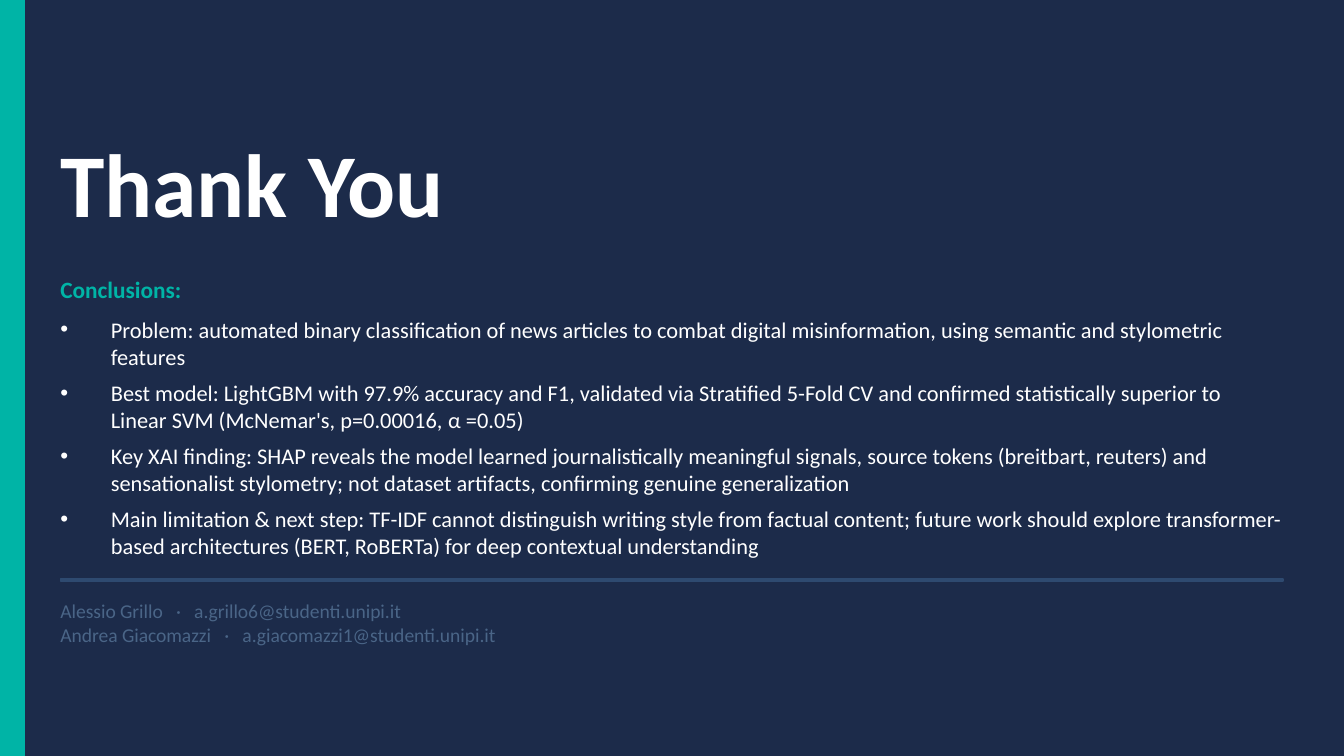
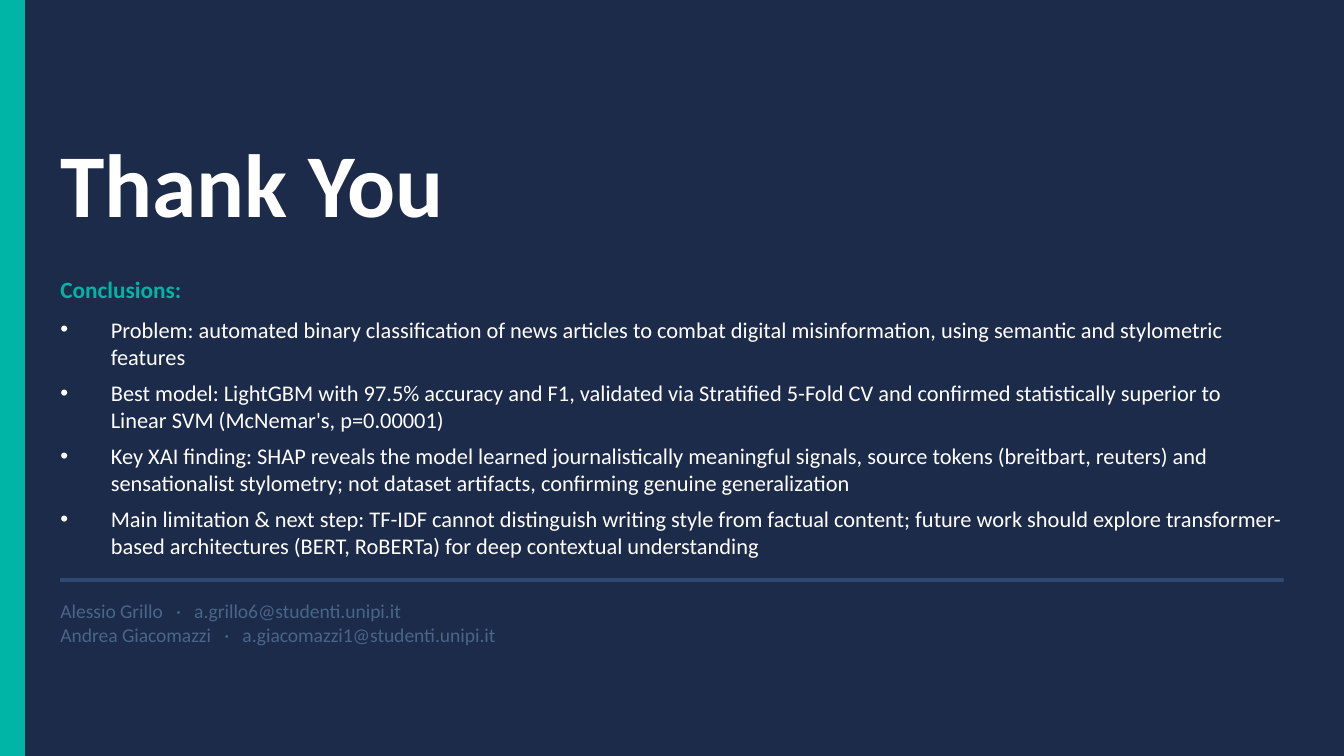
Before and after one commit to jackomazi/data-mining-and-machine-learning-project, a slide deck: slide 15 of project_presentation.pptx. Drawn at 1344x756 pixels with LibreOffice and Linux fonts; fonts in the diff are those of the drawing. Boxes give left, top, right and bottom in pixels: in the first picture for what was removed or moved away, otherwise in the second. Text is boxed around its words. In the diff, an @@ line names an element or a change of style, - is before the commit and + after.

```diff
--- a/project_presentation.pptx
+++ b/project_presentation.pptx
@@ text at bbox=[111, 385, 1221, 432]: text changed @@
-• Best model: LightGBM with 97.9% accuracy and F1, validated via Stratified 5-Fold CV and confirmed statistically superior to Linear SVM (McNemar's, p=0.00016, α =0.05)
+• Best model: LightGBM with 97.5% accuracy and F1, validated via Stratified 5-Fold CV and confirmed statistically superior to Linear SVM (McNemar's, p=0.00001)
```
Also in this commit, not shown: 5 other slides changed, 2 other files.
